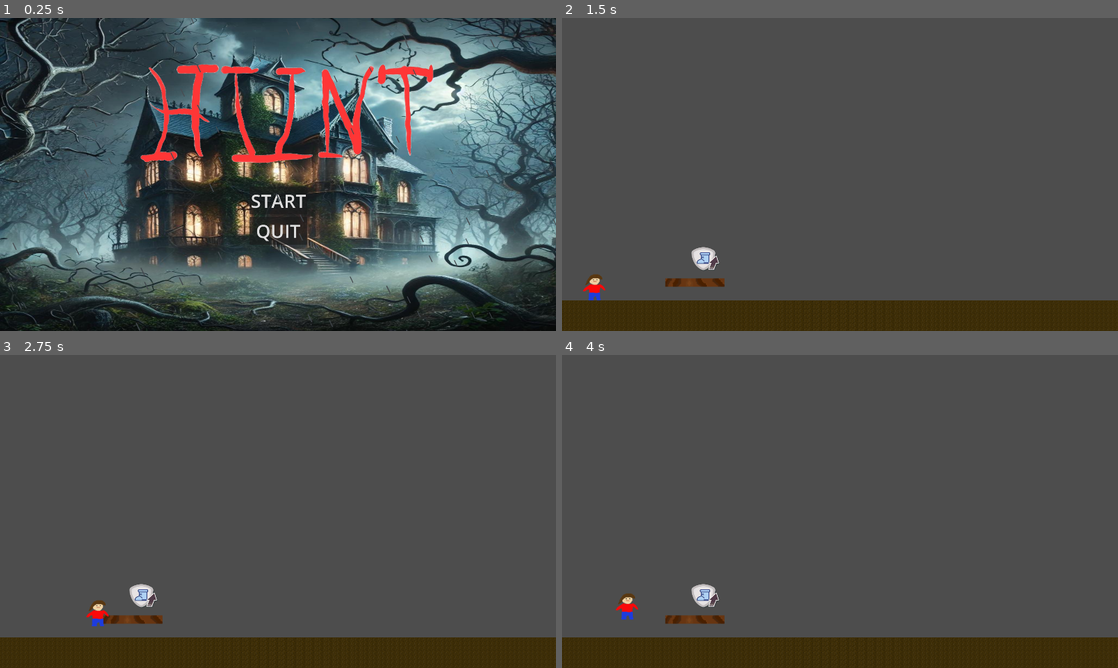
Above: before the commit, frames 1-4 (two rows, left to right).
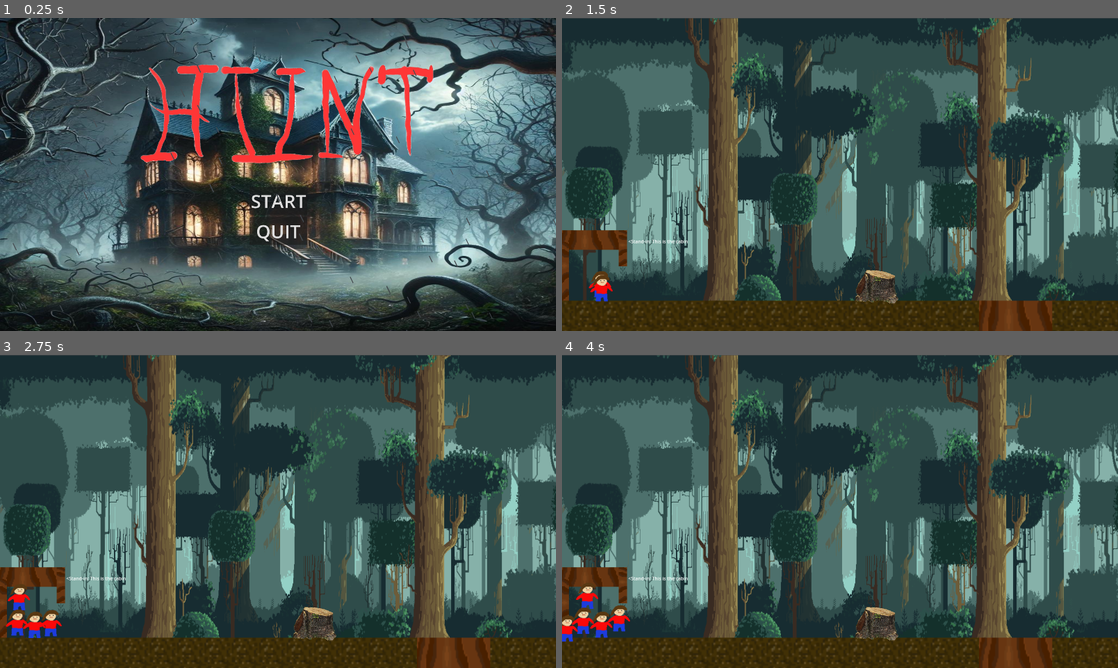
Above: after the commit, the same moments.

Repository: tjwarnke/hiint
Game: Godot game, scene res://World.tscn
Same seed, same stepped clock (60 frames per second), same inputs: the game is played once before the commit and once after it.
Inputs:
- Up to frame 1 (0.25 s): no input
- Up to frame 2 (1.5 s): click "START" at 0.5 s; tap Enter (ui_accept) at 1.25 s; hold Right (right) from 1.28 s (still down); hold Shift (run) from 1.28 s (still down)
- Up to frame 3 (2.75 s): keep holding Right (right); tap Up (jump) at 1.52, 1.82, 2.27, 2.3, 2.57 s; tap Enter (ui_accept) at 1.55, 2.1 s; release Shift (run) at 2.03 s
- Up to frame 4 (4 s): release Right (right) at 2.78 s; hold A (left) 2.78-3.53 s; hold Shift (run) 2.78-3.53 s; tap Up (jump) at 2.85, 3.77 s; hold Right (right) from 3.53 s (still down); tap Shift (run) at 3.6 s; tap Enter (ui_accept) at 3.8 s

The runs differ from the first frame. In frame 1, 3.8% of the frame differs, in the area x 0-100%, y 0-100%; in frame 2, 88%; in frame 3, 88%; in frame 4, 88%.

Commit message:
Funny Test level
I did some work or whatever

Diff:
--- a/Floor.tscn
+++ b/Floor.tscn
@@ -1,11 +1,10 @@
 [gd_scene load_steps=2 format=3 uid="uid://bywhgwiemo0jm"]
 
 [sub_resource type="RectangleShape2D" id="RectangleShape2D_kta12"]
-size = Vector2(46.25, 24)
+size = Vector2(1.0625, 0.5)
 
 [node name="Node2D" type="StaticBody2D"]
-position = Vector2(195, -22)
+position = Vector2(196, -21)
 
 [node name="CollisionShape2D" type="CollisionShape2D" parent="."]
-position = Vector2(-52.125, 68)
 shape = SubResource("RectangleShape2D_kta12")
--- a/World.tscn
+++ b/World.tscn
@@ -10,14 +10,23 @@
 script = ExtResource("1_e4e5e")
 
 [node name="StartMenu" parent="." instance=ExtResource("5_frqyd")]
+visible = false
 
 [node name="Level" parent="." instance=ExtResource("2_q0pb3")]
 position = Vector2(-16, 9)
 
 [node name="AddJump" parent="Level" instance=ExtResource("3_c2ela")]
-position = Vector2(506, 819)
+position = Vector2(2250, 732)
 
 [node name="Spawn" parent="Level" instance=ExtResource("4_7eghp")]
-position = Vector2(100, 879)
+position = Vector2(47, 959)
+
+[node name="Camera2D" type="Camera2D" parent="."]
+position = Vector2(959, 539)
+limit_left = 0
+limit_right = 9000
+limit_smoothed = true
+position_smoothing_enabled = true
+drag_horizontal_enabled = true
 
 [connection signal="collected" from="Level/AddJump" to="." method="on_power_up"]
--- a/level.tscn
+++ b/level.tscn
@@ -1,36 +1,170 @@
-[gd_scene load_steps=5 format=3 uid="uid://brtryt6u2b1ij"]
+[gd_scene load_steps=11 format=3 uid="uid://brtryt6u2b1ij"]
 
 [ext_resource type="Texture2D" uid="uid://bxtuwig5x2srv" path="res://dirt_texture.png" id="1_2i3cc"]
 [ext_resource type="Texture2D" uid="uid://drlrvkppfw1pq" path="res://tree_platform.png" id="2_iyxqv"]
+[ext_resource type="Texture2D" uid="uid://bvhsd7cymwp35" path="res://background.png" id="3_wj778"]
+[ext_resource type="Texture2D" uid="uid://b13edcjn8gd5" path="res://stump.png" id="4_8j44n"]
 
 [sub_resource type="RectangleShape2D" id="RectangleShape2D_kq5gh"]
-size = Vector2(2037, 2035)
+size = Vector2(1450, 2035.75)
+
+[sub_resource type="RectangleShape2D" id="RectangleShape2D_jni4e"]
+size = Vector2(252.938, 395)
+
+[sub_resource type="SegmentShape2D" id="SegmentShape2D_asshm"]
+a = Vector2(11114, -1033)
+b = Vector2(2160, -1027)
 
 [sub_resource type="RectangleShape2D" id="RectangleShape2D_p2d4g"]
-size = Vector2(203, 23)
+size = Vector2(119, 23)
+
+[sub_resource type="WorldBoundaryShape2D" id="WorldBoundaryShape2D_jor6c"]
+normal = Vector2(-0.999776, 0.0211717)
+
+[sub_resource type="WorldBoundaryShape2D" id="WorldBoundaryShape2D_oe1an"]
+normal = Vector2(1, 0)
+distance = -0.0312483
 
 [node name="Level" type="Node2D"]
 
 [node name="Floor" type="StaticBody2D" parent="."]
 position = Vector2(1000, 2000)
 
+[node name="Sprite2D" type="Sprite2D" parent="Floor"]
+position = Vector2(5064, 5166)
+scale = Vector2(5.90918, 6.05566)
+texture = ExtResource("1_2i3cc")
+
 [node name="CollisionShape2D" type="CollisionShape2D" parent="Floor"]
-position = Vector2(24, -17)
+position = Vector2(-272, -17)
 shape = SubResource("RectangleShape2D_kq5gh")
 
-[node name="Sprite2D" type="Sprite2D" parent="Floor"]
-position = Vector2(13.5001, -13.0001)
-scale = Vector2(0.977051, 0.998047)
-texture = ExtResource("1_2i3cc")
+[node name="CollisionShape2D3" type="CollisionShape2D" parent="Floor"]
+position = Vector2(1435, -10.6)
+shape = SubResource("RectangleShape2D_kq5gh")
+
+[node name="CollisionShape2D2" type="CollisionShape2D" parent="Floor"]
+position = Vector2(581.531, -722)
+shape = SubResource("RectangleShape2D_jni4e")
+
+[node name="TreePlatform" type="Sprite2D" parent="Floor"]
+position = Vector2(582.5, -977.5)
+scale = Vector2(3.95313, 7.0625)
+texture = ExtResource("2_iyxqv")
+
+[node name="CollisionShape2D4" type="CollisionShape2D" parent="Floor"]
+shape = SubResource("SegmentShape2D_asshm")
 
 [node name="Platform1" type="StaticBody2D" parent="."]
-position = Vector2(605, 879)
+position = Vector2(245, 749)
 
 [node name="CollisionShape2D" type="CollisionShape2D" parent="Platform1"]
 position = Vector2(-129.5, 25.5)
 shape = SubResource("RectangleShape2D_p2d4g")
 
 [node name="Sprite2D" type="Sprite2D" parent="Platform1"]
+position = Vector2(-131, 7.24999)
+scale = Vector2(3.1875, 4.15625)
+texture = ExtResource("2_iyxqv")
+
+[node name="RichTextLabel" type="RichTextLabel" parent="Platform1"]
+offset_right = 220.0
+offset_bottom = 40.0
+text = "<Stand-in: This is the cabin "
+
+[node name="Platform3" type="StaticBody2D" parent="."]
+position = Vector2(252, 956)
+rotation = 1.5708
+
+[node name="CollisionShape2D" type="CollisionShape2D" parent="Platform3"]
+position = Vector2(-171.5, 25.5)
+shape = SubResource("RectangleShape2D_p2d4g")
+
+[node name="Sprite2D" type="Sprite2D" parent="Platform3"]
+position = Vector2(-171.003, 26)
+scale = Vector2(1.93741, 1.8125)
+texture = ExtResource("2_iyxqv")
+
+[node name="Platform2" type="StaticBody2D" parent="."]
+position = Vector2(51, 994)
+rotation = 1.5708
+
+[node name="CollisionShape2D" type="CollisionShape2D" parent="Platform2"]
+position = Vector2(-129.5, 25.5)
+shape = SubResource("RectangleShape2D_p2d4g")
+
+[node name="Sprite2D" type="Sprite2D" parent="Platform2"]
 position = Vector2(-130, 25.5)
 scale = Vector2(3.1875, 1.8125)
 texture = ExtResource("2_iyxqv")
+
+[node name="Background" type="Sprite2D" parent="."]
+z_index = -5
+position = Vector2(1079.25, 560.25)
+scale = Vector2(1.49826, 2.36979)
+texture = ExtResource("3_wj778")
+
+[node name="Background2" type="Sprite2D" parent="."]
+z_index = -5
+position = Vector2(3226, 558)
+scale = Vector2(1.49826, 2.36979)
+texture = ExtResource("3_wj778")
+
+[node name="Background3" type="Sprite2D" parent="."]
+z_index = -5
+position = Vector2(5377, 559)
+scale = Vector2(1.49826, 2.36979)
+texture = ExtResource("3_wj778")
+
+[node name="Background4" type="Sprite2D" parent="."]
+z_index = -5
+position = Vector2(7533, 559)
+scale = Vector2(1.49826, 2.36979)
+texture = ExtResource("3_wj778")
+
+[node name="Background5" type="Sprite2D" parent="."]
+z_index = -5
+position = Vector2(9685, 558)
+scale = Vector2(1.49826, 2.36979)
+texture = ExtResource("3_wj778")
+
+[node name="Background6" type="Sprite2D" parent="."]
+z_index = -5
+position = Vector2(11840, 558)
+scale = Vector2(1.49826, 2.36979)
+texture = ExtResource("3_wj778")
+
+[node name="WorldBounds" type="StaticBody2D" parent="."]
+
+[node name="CollisionShape2D" type="CollisionShape2D" parent="WorldBounds"]
+position = Vector2(12112, 871)
+shape = SubResource("WorldBoundaryShape2D_jor6c")
+
+[node name="CollisionShape2D2" type="CollisionShape2D" parent="WorldBounds"]
+shape = SubResource("WorldBoundaryShape2D_oe1an")
+
+[node name="Stump1" type="StaticBody2D" parent="."]
+position = Vector2(1100, 915)
+scale = Vector2(0.8, 0.8)
+
+[node name="Stump" type="Sprite2D" parent="Stump1"]
+position = Vector2(1, 2)
+scale = Vector2(0.396907, 0.385417)
+texture = ExtResource("4_8j44n")
+
+[node name="CollisionPolygon2D" type="CollisionPolygon2D" parent="Stump1"]
+position = Vector2(3, 4)
+polygon = PackedVector2Array(-51, -52, -42, -70, -39, -71, -33, -71, 80, -47, 81, -34, 81, 10, 84, 26, 89, 28, 89, 33, 87, 37, 89, 42, 95, 48, 95, 55, 92, 61, 81, 71, 69, 73, 55, 72, 25, 62, -11, 71, -94, 60, -90, 54, -89, 47, -88, 42, -82, 39, -82, 35, -88, 26, -88, 10, -83, 3, -77, -15)
+
+[node name="Stump2" type="StaticBody2D" parent="."]
+position = Vector2(2100, 915)
+scale = Vector2(0.8, 0.8)
+
+[node name="Stump" type="Sprite2D" parent="Stump2"]
+position = Vector2(1, 2)
+scale = Vector2(0.396907, 0.385417)
+texture = ExtResource("4_8j44n")
+
+[node name="CollisionPolygon2D" type="CollisionPolygon2D" parent="Stump2"]
+position = Vector2(3, 4)
+polygon = PackedVector2Array(-51, -52, -42, -70, -39, -71, -33, -71, 80, -47, 81, -34, 81, 10, 84, 26, 89, 28, 89, 33, 87, 37, 89, 42, 95, 48, 95, 55, 92, 61, 81, 71, 69, 73, 55, 72, 25, 62, -11, 71, -94, 60, -90, 54, -89, 47, -88, 42, -82, 39, -82, 35, -88, 26, -88, 10, -83, 3, -77, -15)
--- a/player.gd
+++ b/player.gd
@@ -2,13 +2,14 @@
 
 # Movement variables
 var max_speed = 200
-var run_speed = 400
+var run_speed = 500
 var acceleration = 1500
 var deceleration = 1200
 var air_control = 600  # Less control in the air
-var jump_force = -600
-var gravity = 1400
+var jump_force = -500
+var gravity = 1500
 var jump_release_reduction = 0.5  # Reduces jump height if released early
+var sprint_jump_multiplier = 1.15  # Multiplier for carrying sprint momentum into jumps
 var inventory = []
 
 # Velocity tracking
@@ -18,14 +19,12 @@
 var jumps_left: int
 var item_type = ""
 
-var has_jumped = false  # Tracks if player has jumped at least once
-
 func _ready():
-	jumps_left = max_jumps
+	jumps_left = max_jumps  # Ensure jumps are initialized correctly
 
 func get_input(delta):
 	var direction = Input.get_axis("left", "right")
-	var is_running = Input.is_action_pressed("run") and is_on_floor()  # Sprint only if on the ground
+	var is_running = Input.is_action_pressed("run") and is_on_floor()
 	var is_jumping = Input.is_action_just_pressed("jump")
 	var is_releasing_jump = Input.is_action_just_released("jump")
 
@@ -45,13 +44,18 @@
 
 	# Jumping logic
 	if is_jumping and jumps_left > 0:
-		# Prevent first jump unless on ground
-		if not has_jumped and not is_on_floor():
-			return
+		# Carry sprint momentum into the jump
+		if is_running:
+			velocity.x *= sprint_jump_multiplier  # Increase jump distance when sprinting
 
+		# Apply additional horizontal momentum if jumping mid-air
+		if not is_on_floor():
+			velocity.x *= 1.1  # Slight mid-air boost for a smoother feel
+
+		# Apply jump force
 		velocity.y = jump_force
-		jumps_left -= 1
-		has_jumped = true  # Set flag since player has jumped
+
+		jumps_left -= 1  # Reduce available jumps
 
 	# Reduce jump height if released early
 	if is_releasing_jump and velocity.y < 0:
@@ -60,11 +64,13 @@
 func _physics_process(delta):
 	# Apply gravity
 	if not is_on_floor():
-		velocity.y += gravity * delta
+		if velocity.y < 0:  # Rising
+			velocity.y += gravity * 0.8 * delta  # Less gravity when moving up
+		else:  # Falling
+			velocity.y += gravity * delta  # Normal gravity when falling
 	else:
 		# Reset jumps when on the ground
 		jumps_left = max_jumps
-		has_jumped = false  # Allow jumping again from ground
 
 	# Get input and apply movement
 	get_input(delta)
@@ -76,9 +82,7 @@
 	match power_type:
 		"Jump":
 			max_jumps += 1
-			jumps_left = max_jumps
-
-
+			jumps_left = max_jumps  # Update available jumps immediately
 
 func has_item(item_name: String) -> bool:
 	return item_name in inventory
--- a/startMenu.gd
+++ b/startMenu.gd
@@ -14,3 +14,8 @@
 
 func _on_quit_button_pressed():
 	get_tree().quit()
+
+func _input(event):
+	# Check if Enter (Return) key is pressed
+	if event.is_action_pressed("ui_accept"):
+		_on_start_button_pressed()  # Start the game
--- a/world.gd
+++ b/world.gd
@@ -4,31 +4,34 @@
 var player
 
 @onready var spawn = $Level/Spawn
-@onready var start_menu = $StartMenu  # Reference to StartMenu
+@onready var start_menu = $StartMenu
 @onready var level = $Level
+@onready var camera = $Camera2D  # Reference to Camera2D in the World scene
 
 func _ready():
 	DisplayServer.window_set_mode(DisplayServer.WINDOW_MODE_FULLSCREEN)
-
-	# Start with StartMenu visible and wait for player to press start
 	start_menu.show()
-	level.hide()  # Hide level at the start
-
+	level.hide()
 
 func _process(delta):
 	if Input.is_action_just_pressed("ui_cancel"):
 		get_tree().quit()
 
+	# Make the camera follow the player horizontally only
+	if player:
+		camera.position.x = player.position.x  # Follow X movement
+		camera.position.y = camera.position.y  # Keep Y fixed
+
 func start_game():
-	start_menu.hide()  # Hide menu
-	level.show()  # Show the level
-	spawn_player()  # Spawn the player
+	start_menu.hide()
+	level.show()
+	spawn_player()
 
 func spawn_player():
 	player = PlayerScene.instantiate()
 	add_child(player)
 	var floor_top = spawn.global_position.y - (spawn.get_node("CollisionShape2D").shape.extents.y)
-	player.global_position = Vector2(spawn.global_position.x, floor_top - 20)
+	player.global_position = Vector2(spawn.global_position.x + 40, floor_top - 20)
 
 func on_power_up(power_type: Variant) -> void:
 	player.on_power_up_collected(power_type)
Binary file added: background.png
Not shown, added: background.png.import
Binary file added: stump.png
Not shown, added: stump.png.import
